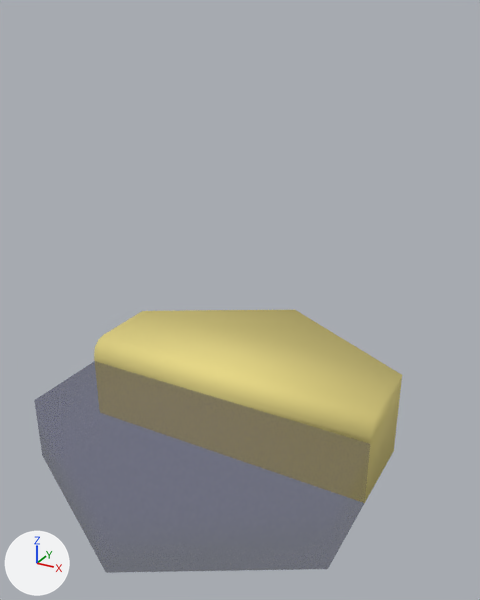
Before and after pictures for a commit that changed the glTF model assets/models/glTF/HexCell_Beach_1.glb.
Before and after are seen from a 50 mm camera at (1.63, -2.71, 2.09) aimed at (0.14, 0.0, 0.74). Every picture has the same lights, and +X, +Y and +Z are marked at lower left. Vertices at the same position are counted once.

The first picture shows 'HexCell_Beach_1'.
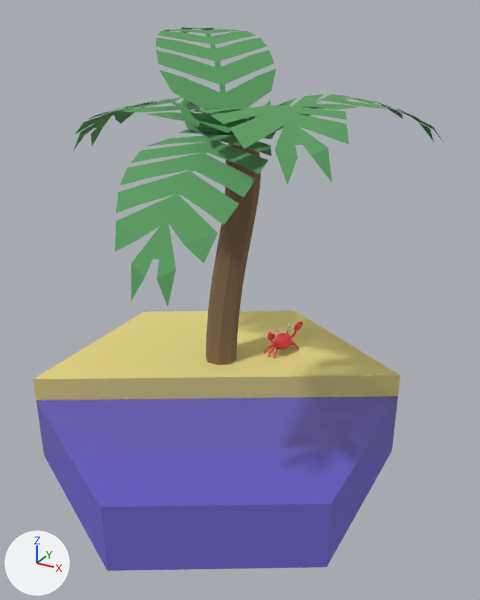
Location of each change, (x1, y1, x2, y2) in pixels of the pictures (480 x 600 px):
'HexCell_Beach_1', recoloured, surface changed, reshaped, rescaled (12% wider, 106% taller): before (34, 310, 402, 573); after (33, 27, 444, 571)
part 1 of me_circle_005, built on: before (34, 311, 402, 568); after (73, 27, 442, 365)
part 2 of me_circle_005, added: after (33, 310, 400, 400)

What changed in the scene script:
```text
Change mat_water:
    mat_water.base_color: (0.0267, 0.0216, 0.114) -> (0.133, 0.104, 0.669)  # dark blue #2d285f -> blue #665bd6
    mat_water.alpha: 0.405 -> 0.732
Add mat_leaves:
    mat_leaves = principled_material('leaves')
    mat_leaves.base_color = (0.108, 0.342, 0.121)  # green #5c9e62
    mat_leaves.roughness = 1.0
Add mat_crab:
    mat_crab = principled_material('crab')
    mat_crab.base_color = (0.798, 0.0466, 0.065)  # red #e73d48
    mat_crab.roughness = 0.72
Add mat_material_008:
    mat_material_008 = principled_material('Material.008')
    mat_material_008.base_color = (0.014, 0.014, 0.014)  # black #1f1f1f
    mat_material_008.roughness = 0.106
Add mat_eye:
    mat_eye = principled_material('eye')
    mat_eye.base_color = (0.8, 0.8, 0.8)  # white #e7e7e7
Add mat_palmtrunk:
    mat_palmtrunk = principled_material('palmtrunk')
    mat_palmtrunk.base_color = (0.223, 0.136, 0.0648)  # brown #826748
    mat_palmtrunk.roughness = 1.0
Change me_circle_005:
    used by ob_hexcell_beach_1; location = (0.0, 0.0, 0.0); scale = (1.01, 1.01, 1.01)
    remove me_circle_005.from_pydata(...)  # 27 vertices, 52 faces; spans x -0.87..0.87, y -1.0..1.0, z -0.25..0.25
    add me_circle_005.from_pydata(...)  # 1853 vertices, 2247 faces; spans x -0.93..0.94, y -1.0..1.0, z -0.25..2.0
    me_circle_005 part 1: 14 vertices removed from x -0.87..0.87, y 0.0..1.0, z -0.25..0.25; 1839 vertices added at x -0.93..0.94, y -0.9..0.78, z 0.18..2.0
    me_circle_005 part 2: 1 vertex added at x -0.87, y -0.5, z 0.25
    me_circle_005 part 3: the surface is now shaded flat
    add me_circle_005.materials.append(mat_palmtrunk)  # brown #826748
    add me_circle_005.materials.append(mat_leaves)  # green #5c9e62
    add me_circle_005.materials.append(mat_crab)  # red #e73d48
    add me_circle_005.materials.append(mat_eye)  # white #e7e7e7
    add me_circle_005.materials.append(mat_material_008)  # black #1f1f1f
Change ob_hexcell_beach_1:
    ob_hexcell_beach_1.scale: (1.01, 1.01, 1.01) -> (1.0, 1.0, 1.0)
```
